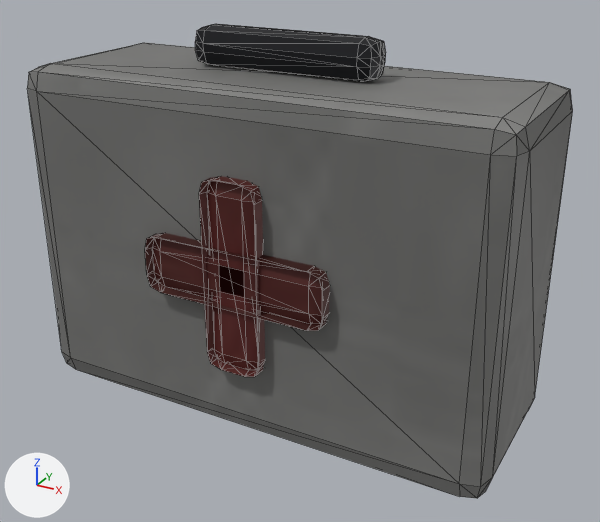
The glTF model hush-fp/assets/models/props/item_medkit.glb, before and after one commit.
Camera for both pictures: a camera (50 mm lens) standing at (0.203, -0.356, 0.259) and looking at (0.01, -0.006, 0.084). Every picture has the same lights, and +X, +Y and +Z are marked at lower left. The older version comes first. Mesh edges are drawn as thin lines. Vertices at exactly the same position are counted once.

In view in the first picture: 'body'.
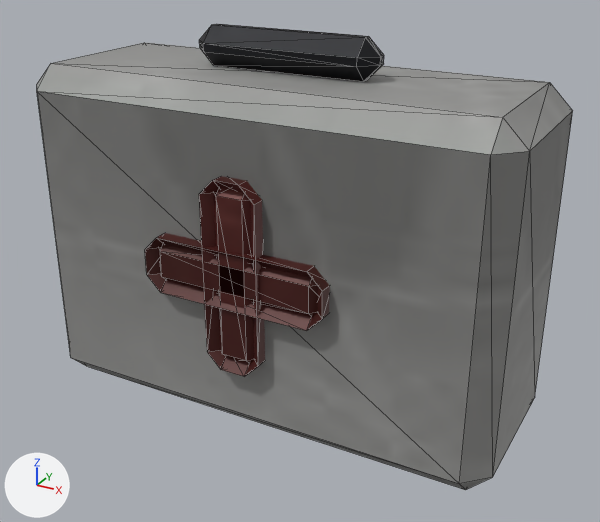
Edits to the scene script, one JSON object a line:
```json
{"block": "me_body", "where": "# used by ob_body; location = (0.0, 0.0, 0.0)"}
{"op": "remove", "block": "me_body", "code": "me_body.from_pydata(...)  # 224 vertices, 432 faces; spans x -0.13..0.13, y -0.057..0.05, z 0.0..0.2"}
{"op": "add", "block": "me_body", "code": "me_body.from_pydata(...)  # 96 vertices, 176 faces; spans x -0.13..0.13, y -0.057..0.05, z 0.0..0.2"}
{"block": "me_body", "change": "me_body part 1"}
{"block": "me_body", "change": "32 vertices are removed from x -0.127..0.127, y -0.047..0.047, z 0.003..0.177"}
{"block": "me_body", "change": "96 faces are deleted"}
{"block": "me_body", "change": "32 new faces join them, mat_paint_white (picture img_paint_white)"}
{"block": "me_body", "change": "me_body part 2"}
{"block": "me_body", "change": "96 vertices are removed from x -0.048..0.048, y -0.057..0.008, z 0.042..0.198"}
{"block": "me_body", "change": "288 faces are deleted"}
{"block": "me_body", "change": "64 new faces join them, mat_paint_red (picture img_paint_red)"}
{"block": "me_body", "change": "32 new faces join them, mat_darksteel (picture img_darksteel)"}
{"block": "me_body", "change": "me_body part 3: 48 kept faces spanning x -0.13..0.13, y -0.057..0.05, z 0.0..0.2 get new texture (UV) coordinates"}
```

Boxes [x1, y1, x2, y2] around the edits, measured in the pictures (600 x 522 px):
```json
{"object": "body", "change": "reshaped", "before": [27, 24, 573, 498], "after": [37, 24, 573, 490]}
{"part": 1, "of": "me_body", "change": "cut back", "before": [27, 63, 573, 498], "after": [37, 63, 573, 490]}
{"part": 2, "of": "me_body", "change": "cut back", "before": [145, 25, 386, 377], "after": [145, 25, 383, 377]}
{"part": 3, "of": "me_body", "change": "surface changed", "before": [37, 24, 573, 484], "after": [37, 24, 573, 484]}
```
